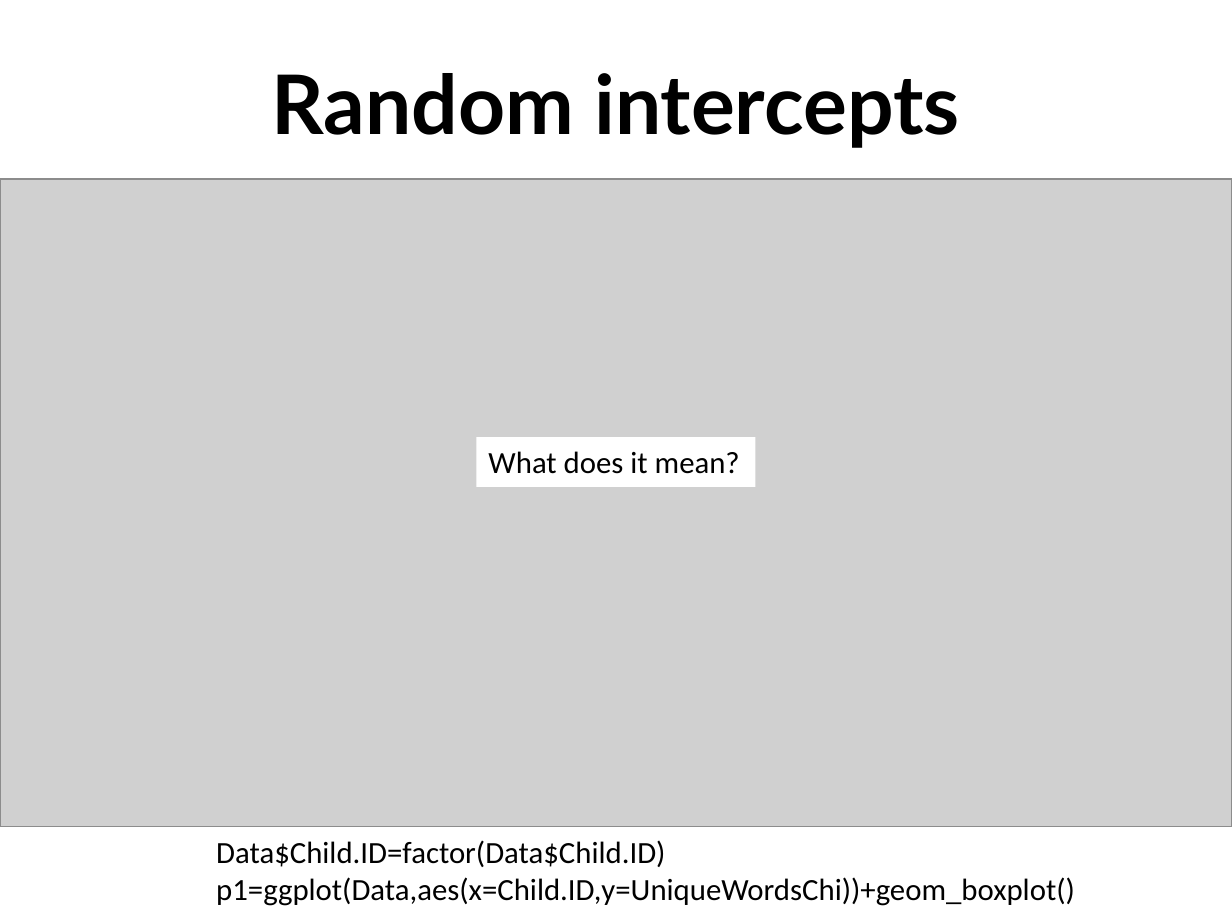
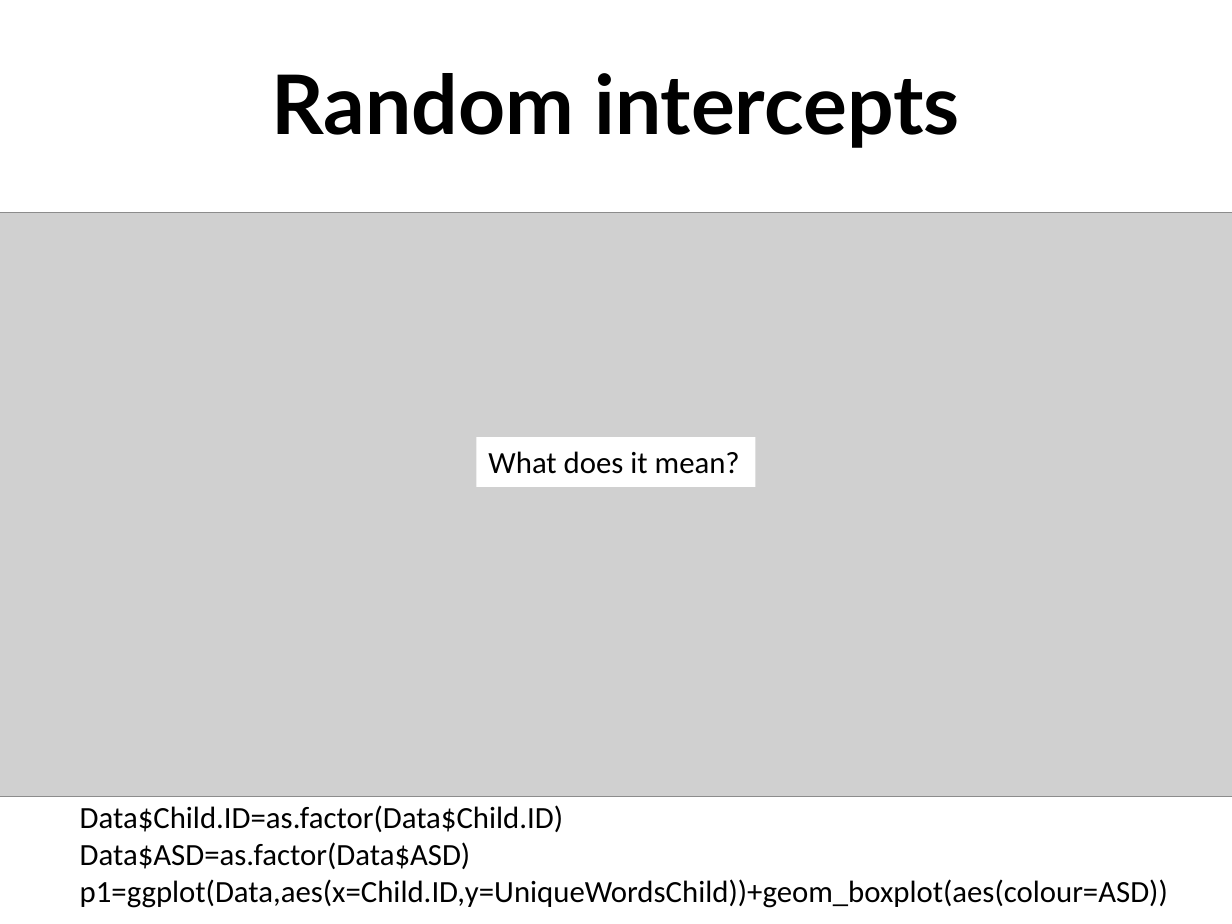
Before and after one commit to ethanweed/Stats4Humanities2016, a slide deck: slide 78 of Day5/Lecture 5.pptx. Drawn at 1232x924 pixels with LibreOffice and Linux fonts; fonts in the diff are those of the drawing; grey boxes stand for pictures. Boxes give left, top, right and bottom in pixels: in the first picture for what was removed or moved away, otherwise in the second. Text is boxed around its words. In the diff, an @@ line names an element or a change of style, - is before the commit and + after.

Commit message:
slides update

```diff
--- a/Day5/Lecture 5.pptx
+++ b/Day5/Lecture 5.pptx
@@ picture: place and size @@
-picture at (0,179,1232,827)
+picture at (0,212,1232,797)
@@ text at (80,805,1168,908): text changed @@
-Data$Child.ID=factor(Data$Child.ID)
-p1=ggplot(Data,aes(x=Child.ID,y=UniqueWordsChi))+geom_boxplot()
+Data$Child.ID=as.factor(Data$Child.ID)
+Data$ASD=as.factor(Data$ASD)
+p1=ggplot(Data,aes(x=Child.ID,y=UniqueWordsChild))+geom_boxplot(aes(colour=ASD))
```
Also in this commit, not shown: 2 other slides changed, 1 slide removed.
